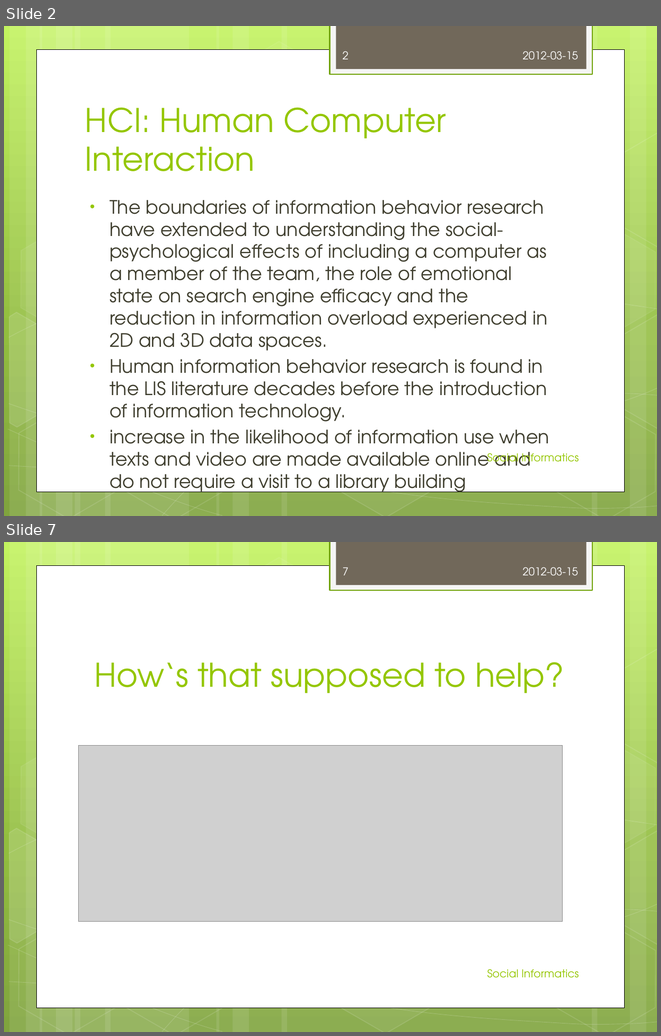
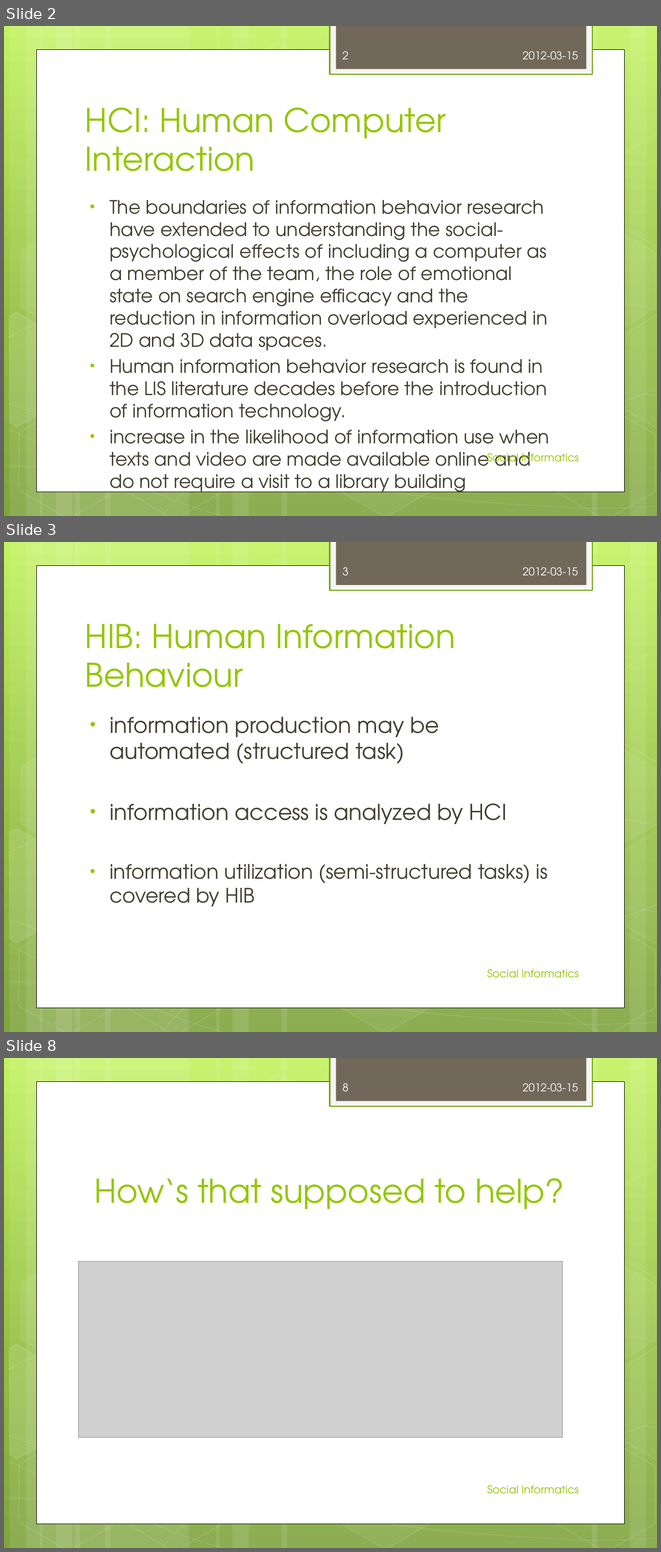
Before and after one commit to jrehwaldt/UT-12SS-Social-Informatics, a slide deck: 2012-03-12_Aleksandra Kurbatova_Jan Rehwaldt_Human-Computer Interaction.pptx. Shown one above the other, each under a label of ours: slides 2 and 7 before the commit, slides 2, 3 and 8 after it; the slides between them are not shown. The pictures are 661x1036 and 661x1552 pixels, drawn with LibreOffice and Linux fonts; fonts in the diff are those of the drawing; grey boxes stand for pictures. Boxes give left, top, right and bottom in pixels: in the first picture for what was removed or moved away, otherwise in the second. Text is boxed around its words. In the diff, an @@ line names an element or a change of style, - is before the commit and + after.

```diff
--- a/2012-03-12_Aleksandra Kurbatova_Jan Rehwaldt_Human-Computer Interaction.pptx
+++ b/2012-03-12_Aleksandra Kurbatova_Jan Rehwaldt_Human-Computer Interaction.pptx
@@ slide 3 added at [4, 542, 657, 1032], background gradient #C3F35F to #93BF3F to #81A53E; not listed: 31 template elements that a slide beside it also shows @@
@@ page number added at [343, 567, 348, 575], 12 pt, text #FEFEFE @@
+3
@@ text added at [523, 567, 578, 575], 12 pt, text #FEFEFE @@
+2012-03-15
@@ title added at [85, 624, 455, 687], 36 pt, text #94C600 @@
+HIB: Human Information Behaviour
@@ text added at [109, 716, 548, 907], 24 pt, text #3E3D2D @@
+• information production may be automated (structured task)
+• information access is analyzed by HCI
+  • information utilization (semi-structured tasks) is covered by HIB
@@ text added at [487, 969, 579, 978], 12 pt, text #94C600 @@
+Social Informatics
@@ what was slide 7 is now slide 8 @@
@@ page number at [343, 1083, 348, 1091]: text changed @@
-7
+8
```
Also in this commit, not shown: 5 slides changed.
